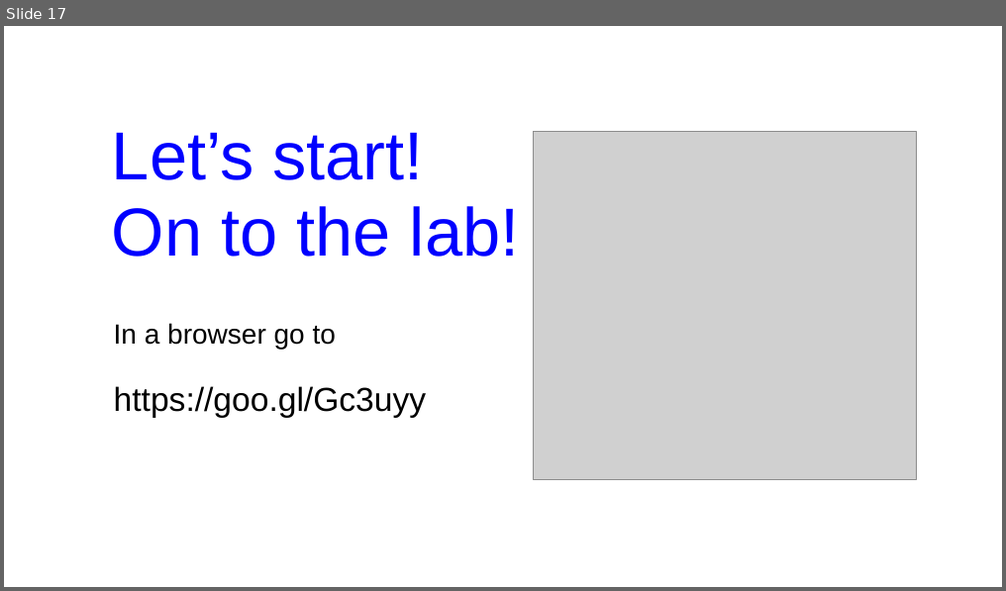
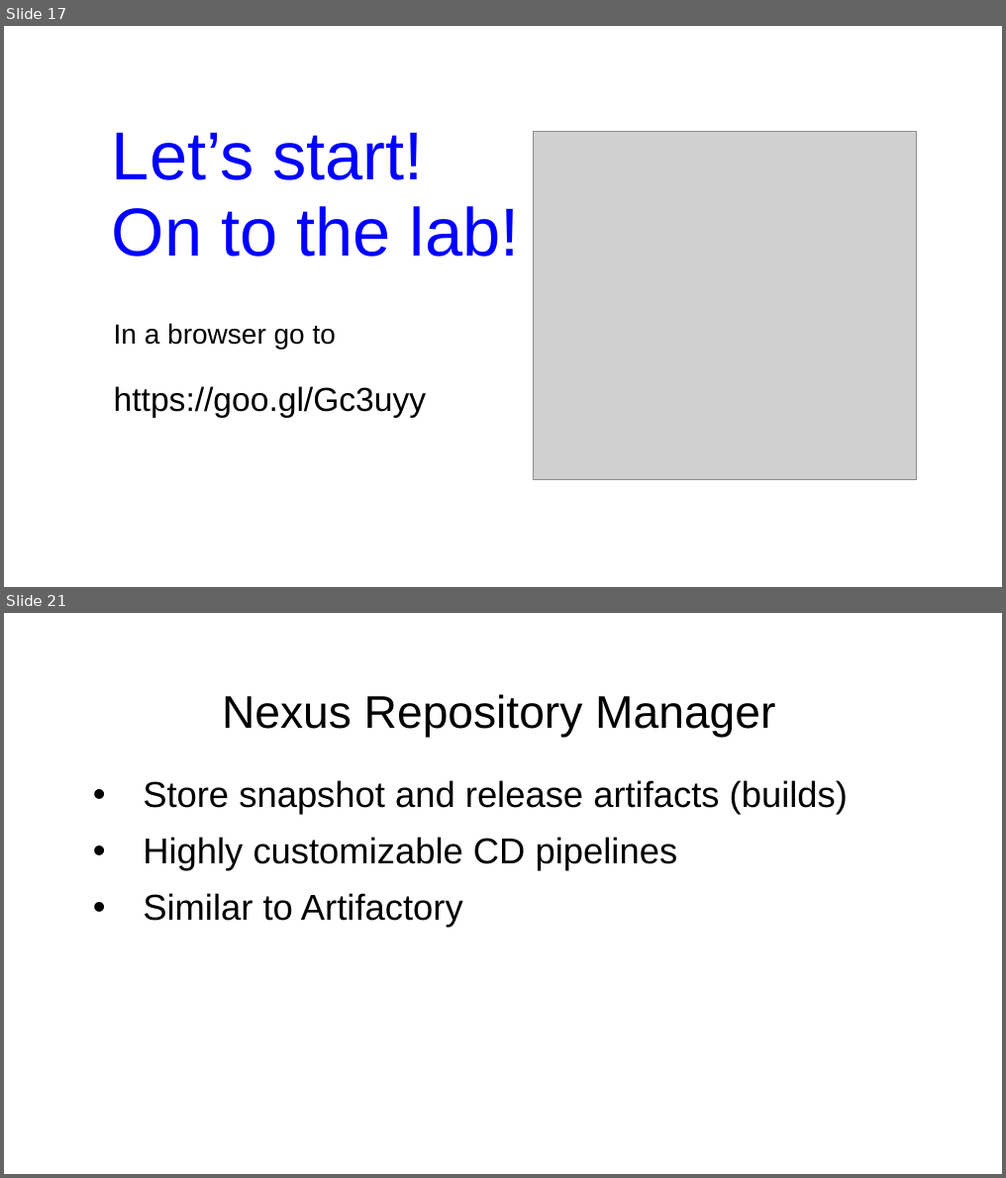
Before and after one commit to boyarsky/OracleCodeOne2018-HOL-Automating-Stack-Groovy, a slide deck: 2018-OracleCodeOne-Authomating Stack.ppt. Shown one above the other, each under a label of ours: slide 17 before the commit, slides 17 and 21 after it; the slides between them are not shown. The pictures are 1006x591 and 1006x1178 pixels, drawn with LibreOffice and Linux fonts; fonts in the diff are those of the drawing; grey boxes stand for pictures; background and template pictures are left out. Boxes give left, top, right and bottom in pixels: in the first picture for what was removed or moved away, otherwise in the second. Text is boxed around its words. In the diff, an @@ line names an element or a change of style, - is before the commit and + after.

```diff
--- a/2018-OracleCodeOne-Authomating Stack.ppt
+++ b/2018-OracleCodeOne-Authomating Stack.ppt
@@ slide 21 added at bbox=[4, 613, 1002, 1174], background picture (left out) @@
@@ title added at bbox=[222, 694, 775, 737], 33 pt, text #000000 @@
+Nexus Repository Manager
@@ text added at bbox=[143, 780, 847, 927], 26 pt, text #000000 @@
+• Store snapshot and release artifacts (builds)
+• Highly customizable CD pipelines
+• Similar to Artifactory
@@ page number added at bbox=[728, 1110, 959, 1148], 22 pt, text #FFFFFF @@
+21
```
Also in this commit, not shown: 4 slides changed, 4 other slides added.
